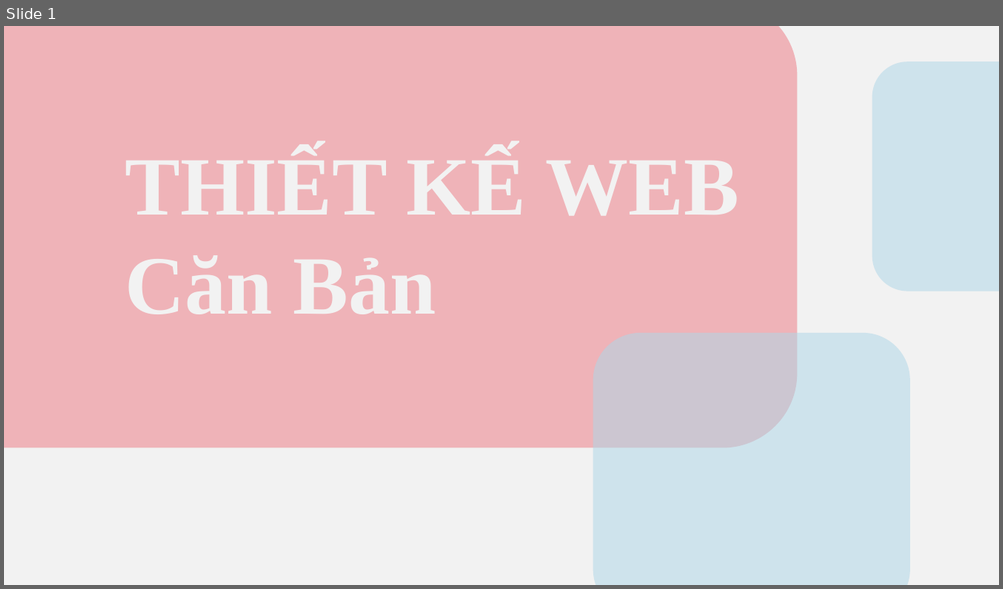
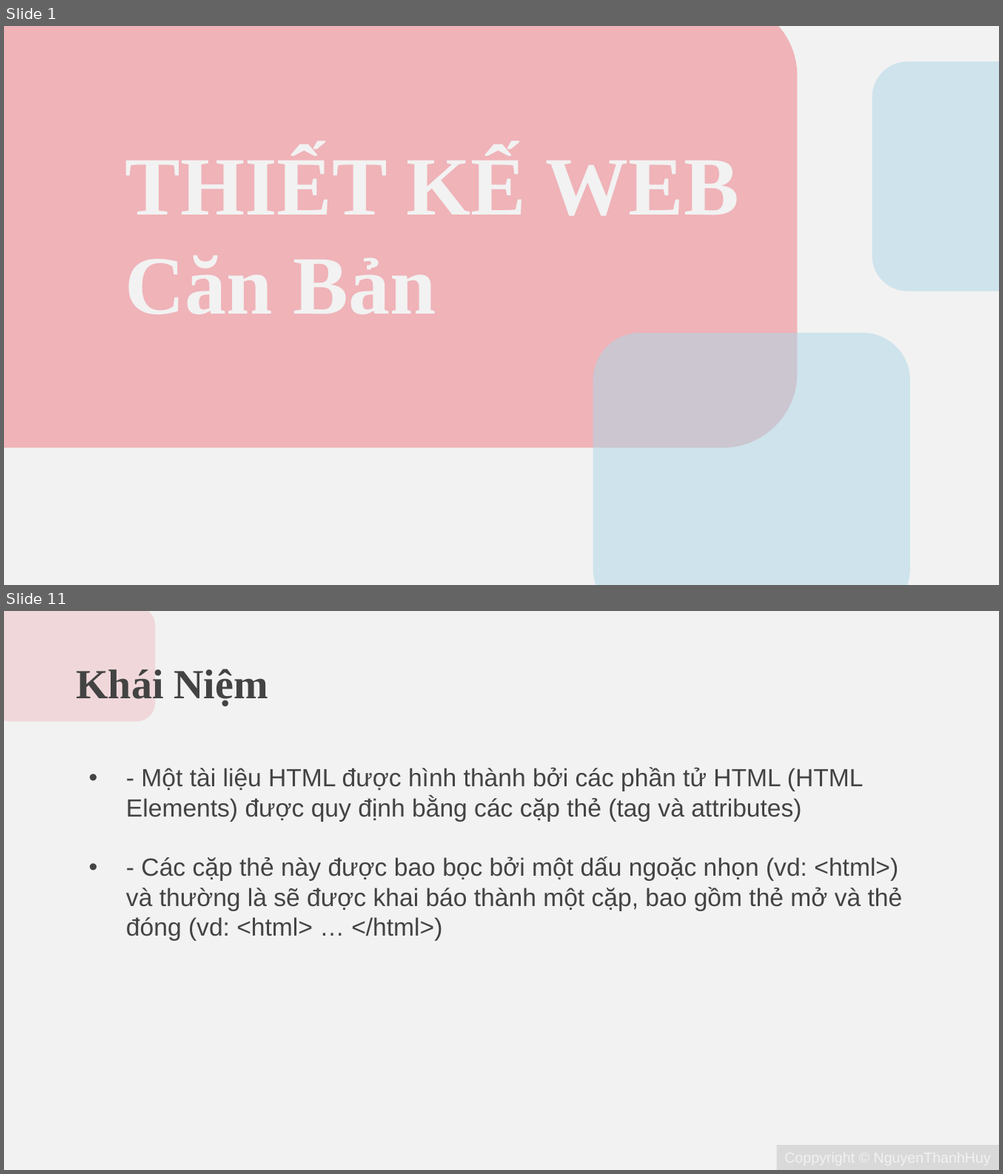
Before and after one commit to YoungBirds134/document_DevWeb, a slide deck: LapTrinhWeb.pptx. Shown one above the other, each under a label of ours: slide 1 before the commit, slides 1 and 11 after it; the slides between them are not shown. The pictures are 1003x589 and 1003x1174 pixels, drawn with LibreOffice and Linux fonts; fonts in the diff are those of the drawing. Boxes give left, top, right and bottom in pixels: in the first picture for what was removed or moved away, otherwise in the second. Text is boxed around its words. In the diff, an @@ line names an element or a change of style, - is before the commit and + after.

```diff
--- a/LapTrinhWeb.pptx
+++ b/LapTrinhWeb.pptx
@@ slide 11 added at <box>4,611,999,1170</box>, background #F2F2F2 @@
@@ rounded rectangle added at <box>4,611,156,721</box>, fill #EE8C94 at 25% opacity @@
@@ title added at <box>76,669,268,706</box>, 40 pt, text #434343, bold @@
+Khái Niệm
@@ subtitle added at <box>126,767,902,941</box>, 24 pt, text #434343 @@
+• - Một tài liệu HTML được hình thành bởi các phần tử HTML (HTML Elements) được quy định bằng các cặp thẻ (tag và attributes)
+• - Các cặp thẻ này được bao bọc bởi một dấu ngoặc nhọn (vd: <html>) và thường là sẽ được khai báo thành một cặp, bao gồm thẻ mở và thẻ đóng (vd: <html> … </html>)
@@ rectangle added at <box>777,1145,999,1170</box>, fill #D9D9D9 @@
```
Also in this commit, not shown: 9 slides changed, 1 other slide added.
